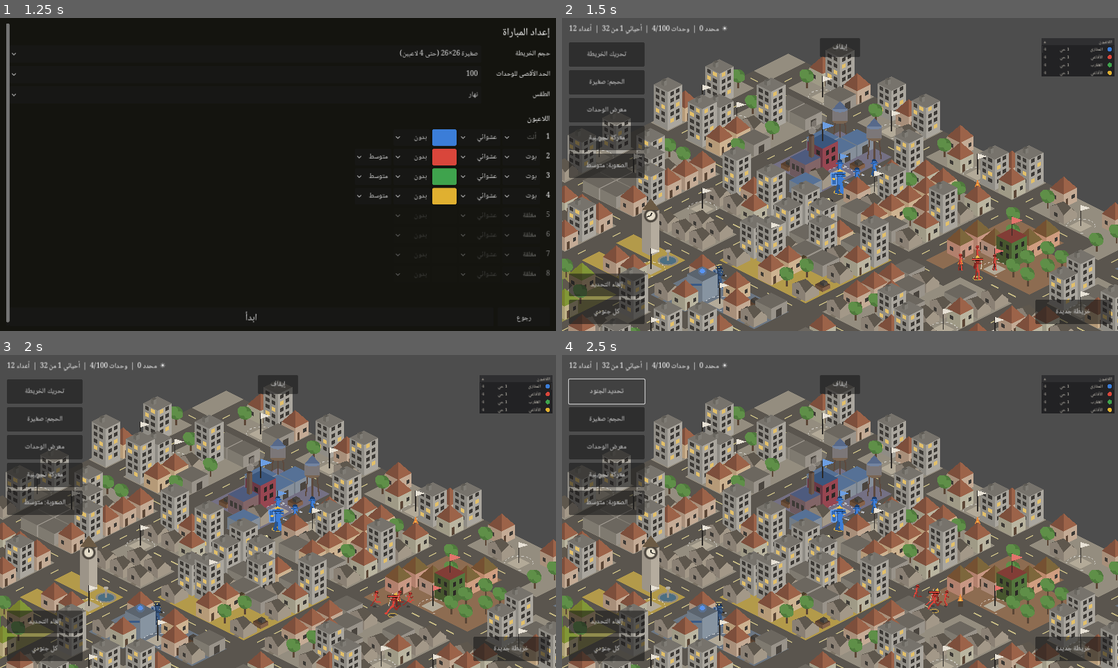
Above: before the commit, frames 1-4 (two rows, left to right).
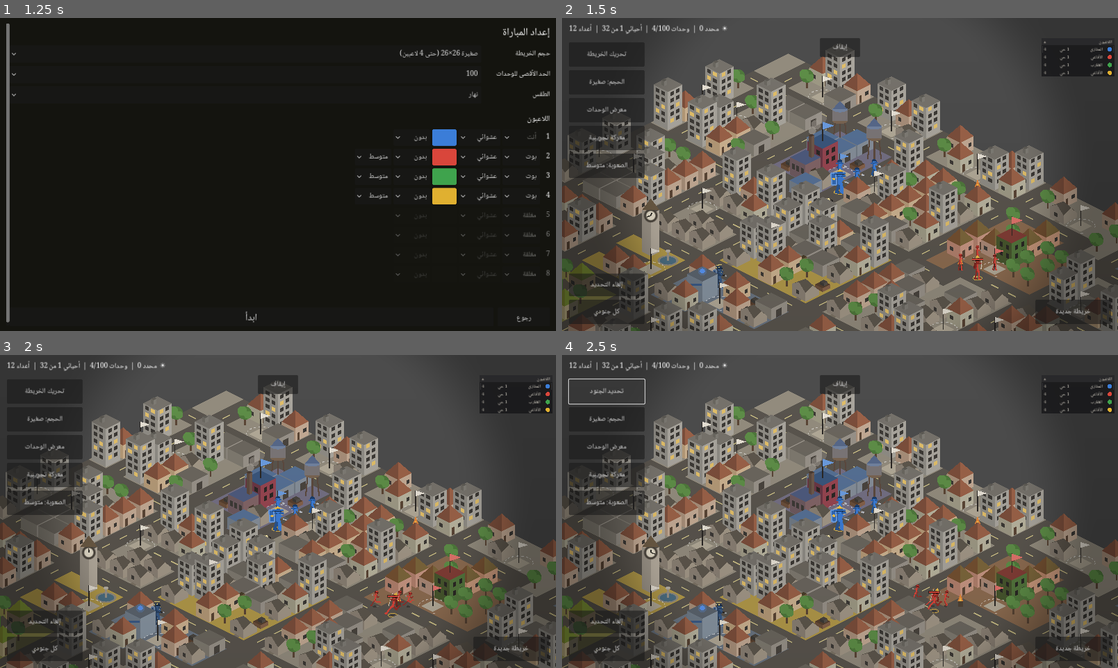
Above: after the commit, the same moments.

Repository: mohammed-5498/New-game-for-hymadi-
Game: Godot game, scene res://menu.tscn
The game is run twice, just before and just after one commit, with the same random seed, the same clock (stepped at 60 frames per second) and the same inputs.
Inputs:
- Up to frame 1 (1.25 s): click "لعب" at 0.5 s
- Up to frame 2 (1.5 s): click "ابدأ" at 1.25 s
- Up to frame 3 (2 s): no input
- Up to frame 4 (2.5 s): click "تحريك الخريطة" at 2 s

Frame 1 is identical in both runs. In frame 2, 16% of the frame differs, in the area x 0-100%, y 13-100%; in frame 3, 16%; in frame 4, 16%.

Commit message:
شيدر إضاءة خفيف مع جودة تلقائية للأجهزة الضعيفة (10 و 14)
طبقة الطقس كانت مستطيلاً كامل الشاشة بلون واحد مسطّح. صارت تُحسب بشيدر، فهو
يحل محل رسم قائم لا يضيف تمريرة: **نفس أمر الرسم الواحد**.

الشيدر بلا قراءة أي صورة — لا texture ولا SCREEN_TEXTURE — حساب فقط، وهو أرخص
ما يمكن على معالجات الجوال حيث النطاق الترددي أغلى من الحساب. وأثراه كلاهما
تعتيم لا إضاءة، فيبقى المزج تمريرة واحدة:
  1. حفّ الأطراف: الأطراف أغمق قليلاً فتُجمع العين على وسط المعركة.
  2. ظل الأرضية: أسفل الشاشة أغمق من أعلاها، فيبدو المشهد مضاءً من فوق.
ولون الطقس يُدمج مع التعتيم بمعادلة المزج الصحيحة، فالنتيجة كأننا رسمنا الطقس
ثم السواد فوقه، في تمريرة واحدة. والليل يأخذ حفّة أقوى.

القياس على نفس الخريطة بتبديل الشيدر داخل التشغيلة الواحدة:
أوامر الرسم بلا تغيير (3458 مقابل 3461)، والكلفة 2 – 4% تحت الرسم البرمجي —
و Xvfb يبالغ في كلفة التعبئة لأنه يرسم بالمعالج لا ببطاقة رسم.

وضماناً بألا يضر الأجهزة الضعيفة: **جودة تلقائية**. الشيدر تحسين شكل لا قاعدة
لعب، فهو أول ما يُضحّى به: إن نزل المعدل تحت 26 إطاراً/ث أُطفئ وحده، ويرجع بعد
ثلاث مراجعات متتالية فوق 45 منعاً للتذبذب. فلا يمكن أن يكون سبب تقطيع أبداً.

الفحوص: tests/test_light.gd جديد (6 مجموعات، أُثبتت بأربع طفرات متعمّدة) —
يتأكد أن الشيدر يُحمَّل وأن أسماء متغيراته مطابقة لما يضبطه weather.gd، وأن لكل
طقس ثوابته، وأن الجودة التلقائية تُطفئ وترجع ولا تتذبذب.
والقسم 10 في الوصف صار يذكر الإضاءة.

Co-Authored-By: Claude Opus 5 <noreply@anthropic.com>
Claude-Session: https://claude.ai/code/session_01Vf2K8n39mAz1nfMpU34ux9

Diff:
--- a/godot/scripts/config.gd
+++ b/godot/scripts/config.gd
@@ -473,6 +473,21 @@
 const LIGHT_LAMP_POOL := {"r": 24.0, "c": Color(1.0, 0.843, 0.549), "a": 0.28} # بركة ضوئه على الأرض
 const LIGHT_FLAG := {"r": 18.0, "c": Color(1.0, 0.922, 0.745), "a": 0.25}     # ساحة العلم
 
+# ---------- إضاءة المشهد: شيدر خفيف (10) ----------
+# يحل محل مستطيل الطقس المسطّح فلا يزيد أمر رسم واحداً، وبلا قراءة أي صورة.
+const LIGHT_SHADER := true      # يمكن إطفاؤه فيرجع المستطيل المسطّح كما كان
+const VIGNETTE := 0.30          # تعتيم الأطراف عند الركن
+const VIGNETTE_FROM := 0.55     # من أي نصف قطر يبدأ التعتيم
+const FLOOR_SHADE := 0.10       # فرق الإضاءة بين أعلى الشاشة وأسفلها
+const VIGNETTE_NIGHT := 0.42    # الليل يستحق حفّة أقوى قليلاً
+const FLOOR_SHADE_NIGHT := 0.14
+# جودة تلقائية للأجهزة الضعيفة (14): شيدر الإضاءة تحسين شكل لا قاعدة لعب، فهو
+# أول ما يُضحّى به إن لم يبلغ الجهاز المعدل المطلوب، ويرجع إن تحسّن الأداء.
+const QUALITY_CHECK := 2.0      # كل كم ثانية يُراجَع معدل الإطارات
+const QUALITY_LOW_FPS := 26.0   # تحته يُطفأ شيدر الإضاءة
+const QUALITY_BACK_FPS := 45.0  # وفوقه يرجع
+const QUALITY_BACK_TIMES := 3   # بعد ثلاث مراجعات متتالية، منعاً للتذبذب
+
 # ---------- زينة الشوارع (7) ----------
 # عتبتان على رمية واحدة لكل مربع شارع: أقل من الأولى برميل، وما بينهما عمود إنارة
 const DECOR_BARREL_P := 0.015       # 1.5% براميل نار
--- a/godot/scripts/game.gd
+++ b/godot/scripts/game.gd
@@ -192,6 +192,7 @@
 	_clamp_cam()
 	_refresh_layers()
 	_refresh_lod(delta)
+	_auto_quality(delta)
 	if show_fps:
 		_fps_t += delta
 		if _fps_t >= GC.FPS_UPDATE:
@@ -224,6 +225,41 @@
 		near[i][1]["lod"] = GC.LOD_FULL
 
 # لا يُعاد رسم إلا ما تحرّك فعلاً (14)
+# الجودة التلقائية (14): على الجهاز الضعيف يُطفأ شيدر الإضاءة وحده، لأنه تحسين
+# شكل لا قاعدة لعب. ويرجع إن تحسّن الأداء ثلاث مراجعات متتالية، منعاً للتذبذب.
+var light_auto_off := false
+var _q_t := 0.0
+var _q_sum := 0.0
+var _q_n := 0
+var _q_good := 0
+
+func _auto_quality(delta: float) -> void:
+	if wx == null or not GC.LIGHT_SHADER or delta <= 0.0:
+		return
+	_q_sum += 1.0 / delta
+	_q_n += 1
+	_q_t += delta
+	if _q_t < GC.QUALITY_CHECK:
+		return
+	var fps: float = _q_sum / float(maxi(1, _q_n))
+	_q_t = 0.0
+	_q_sum = 0.0
+	_q_n = 0
+	if not light_auto_off:
+		if fps < GC.QUALITY_LOW_FPS:
+			light_auto_off = true
+			wx.set_light_shader(false)
+			_q_good = 0
+		return
+	if fps > GC.QUALITY_BACK_FPS:
+		_q_good += 1
+		if _q_good >= GC.QUALITY_BACK_TIMES:
+			light_auto_off = false
+			_q_good = 0
+			wx.set_light_shader(true)
+	else:
+		_q_good = 0
+
 func _clamp_cam() -> void:
 	if cam_bounds.size.x <= 0.0:
 		return
--- a/godot/scripts/weather.gd
+++ b/godot/scripts/weather.gd
@@ -17,8 +17,11 @@
 var _halo: GradientTexture2D   # تدرج دائري أبيض، يُلوَّن لكل مصدر ضوء
 var _flakes: Node2D        # عقدة الندف، فوق كل شيء
 var _size := Vector2(1152, 648)
+var _light_mat: ShaderMaterial = null   # شيدر الإضاءة، null = الطبقة المسطّحة القديمة
+var _light_off := false                 # أطفأته الجودة التلقائية
 
 func _ready() -> void:
+	_setup_light_shader()
 	_halo = _make_halo()
 	var mat := CanvasItemMaterial.new()
 	mat.blend_mode = CanvasItemMaterial.BLEND_MODE_ADD
@@ -48,6 +51,7 @@
 # يُستدعى مرة عند بدء المباراة. "عشوائي" يُحسم في game.gd قبل الوصول إلى هنا.
 func set_kind(w: String) -> void:
 	kind = w if GC.WEATHER_NAMES.has(w) and w != "random" else "day"
+	_apply_light_params()
 	_reset_parts()
 	queue_redraw()
 
@@ -109,12 +113,53 @@
 func _screen_matrix() -> Transform2D:
 	return get_canvas_transform().affine_inverse()
 
+# الطبقة فوق المشهد. مع الشيدر تُرسم دائماً (حتى نهاراً) لأنه هو من يحسب اللون،
+# وبدونه ترجع مستطيلاً مسطّحاً بلون الطقس كما كانت. أمر رسم واحد في الحالتين (10).
 func _draw() -> void:
 	var col: Color = GC.WEATHER_OVERLAY.get(kind, Color(0, 0, 0, 0))
-	if col.a <= 0.0:
+	if (_light_mat == null or _light_off) and col.a <= 0.0:
 		return
 	draw_set_transform_matrix(_screen_matrix())
-	draw_rect(Rect2(Vector2.ZERO, get_viewport_rect().size), col)
+	var vp: Vector2 = get_viewport_rect().size
+	if _light_mat != null and not _light_off:
+		# الشيدر يقرأ اللون من uniform، والمستطيل يُرسم أبيض ليمرّ كما هو
+		_light_mat.set_shader_parameter("aspect", maxf(1.0, vp.x / maxf(1.0, vp.y)) * 0.72 + 0.4)
+		draw_rect(Rect2(Vector2.ZERO, vp), Color(1, 1, 1, 1))
+		return
+	draw_rect(Rect2(Vector2.ZERO, vp), col)
+
+# ---------- شيدر الإضاءة (10) ----------
+func _setup_light_shader() -> void:
+	if not GC.LIGHT_SHADER:
+		return
+	var sh = load("res://shaders/lighting.gdshader")
+	if sh == null:
+		push_warning("[إضاءة] لم يُحمَّل الشيدر، ترجع الطبقة المسطّحة")
+		return
+	_light_mat = ShaderMaterial.new()
+	_light_mat.shader = sh
+	material = _light_mat
+	_apply_light_params()
+
+# إطفاء الشيدر أو إرجاعه دون إعادة بنائه (الجودة التلقائية، 14)
+func set_light_shader(on: bool) -> void:
+	if _light_off == (not on):
+		return
+	_light_off = not on
+	material = null if _light_off else _light_mat
+	queue_redraw()
+
+func light_shader_on() -> bool:
+	return _light_mat != null and not _light_off
+
+func _apply_light_params() -> void:
+	if _light_mat == null:
+		return
+	var night: bool = kind == "night"
+	_light_mat.set_shader_parameter("tint", GC.WEATHER_OVERLAY.get(kind, Color(0, 0, 0, 0)))
+	_light_mat.set_shader_parameter("vignette", GC.VIGNETTE_NIGHT if night else GC.VIGNETTE)
+	_light_mat.set_shader_parameter("vignette_from", GC.VIGNETTE_FROM)
+	_light_mat.set_shader_parameter("floor_shade", GC.FLOOR_SHADE_NIGHT if night else GC.FLOOR_SHADE)
 
 # هالة دافئة حول كل مصدر ضوء: حلقات متناقصة الشفافية، بمزج جمعي (10)
 func _draw_lights() -> void:
--- /dev/null
+++ b/godot/shaders/lighting.gdshader
@@ -0,0 +1,34 @@
+shader_type canvas_item;
+render_mode blend_mix, unshaded;
+
+// إضاءة المشهد — القسم 10.
+//
+// يحل محل مستطيل الطقس الذي كان يُرسم كامل الشاشة بلون واحد مسطّح، فلا يضيف
+// تمريرة رسم جديدة: نفس المستطيل، نفس أمر الرسم الواحد، لكن بلون محسوب.
+// بلا قراءة أي صورة (لا texture ولا SCREEN_TEXTURE): حساب فقط، وهو أرخص ما
+// يمكن على معالجات الجوال الضعيفة حيث النطاق الترددي أغلى من الحساب.
+//
+// أثران فقط، وكلاهما تعتيم لا إضاءة، فيبقى المزج واحداً:
+//   1. حفّ الأطراف (vignette): الأطراف أغمق قليلاً فتُجمع العين على وسط المعركة.
+//   2. ظل الأرضية: أسفل الشاشة أغمق قليلاً من أعلاها، فيبدو المشهد مضاءً من فوق.
+
+uniform vec4 tint : source_color = vec4(0.0, 0.0, 0.0, 0.0);  // لون الطقس وشفافيته
+uniform float vignette = 0.30;      // أقصى تعتيم عند الركن
+uniform float vignette_from = 0.55; // من أي نصف قطر يبدأ (0 = المركز، 0.7 = الركن)
+uniform float floor_shade = 0.10;   // فرق الإضاءة بين أعلى الشاشة وأسفلها
+uniform float aspect = 1.15;        // تصحيح نسبة الشاشة حتى تكون الحفّة بيضاوية
+
+void fragment() {
+	vec2 d = SCREEN_UV - vec2(0.5);
+	float r = length(d * vec2(aspect, 1.0));
+	// تعتيم الأطراف + تعتيم الأسفل، كلاهما شفافية سوداء
+	float dark = smoothstep(vignette_from, 0.78, r) * vignette
+		+ SCREEN_UV.y * floor_shade;
+
+	// دمج لون الطقس مع التعتيم في تمريرة مزج واحدة.
+	// المطلوب أن تكون النتيجة كأننا رسمنا الطقس ثم السواد فوقه:
+	//   (1 - a) = (1 - tint.a) * (1 - dark)
+	float a = tint.a + dark - tint.a * dark;
+	vec3 c = a > 0.0001 ? (tint.rgb * tint.a * (1.0 - dark)) / a : vec3(0.0);
+	COLOR = vec4(c, a);
+}
--- /dev/null
+++ b/godot/tests/test_light.gd
@@ -0,0 +1,105 @@
+extends SceneTree
+# فحص شيدر الإضاءة والجودة التلقائية — القسم 10 و 14
+#   godot --headless --path godot --script tests/test_light.gd
+
+var failures := 0
+
+func check(cond: bool, msg: String) -> void:
+	if not cond:
+		printerr("فشل: " + msg)
+		failures += 1
+
+func _initialize() -> void:
+	_t_shader_file()
+	await _t_in_game()
+	if failures == 0:
+		print("نجح فحص الإضاءة والجودة التلقائية: لا أخطاء.")
+	else:
+		printerr("فشل الفحص: %d خطأ." % failures)
+	quit(0 if failures == 0 else 1)
+
+# ---------- الشيدر موجود ويُحمَّل، وثوابته في config ----------
+func _t_shader_file() -> void:
+	var sh = load("res://shaders/lighting.gdshader")
+	check(sh != null, "لم يُحمَّل ملف الشيدر")
+	if sh == null:
+		return
+	var m := ShaderMaterial.new()
+	m.shader = sh
+	# الأسماء التي يعتمد عليها weather.gd يجب أن تكون موجودة فعلاً في الشيدر
+	var names := {}
+	for p in sh.get_shader_uniform_list():
+		names[String(p["name"])] = true
+	for want in ["tint", "vignette", "vignette_from", "floor_shade", "aspect"]:
+		check(names.has(want), "الشيدر ينقصه المتغير %s" % want)
+	check(GC.VIGNETTE > 0.0 and GC.VIGNETTE < 1.0, "شدة حفّة الأطراف خارج المعقول")
+	check(GC.VIGNETTE_NIGHT >= GC.VIGNETTE, "الليل ليس أقوى حفّة من النهار")
+	check(GC.QUALITY_LOW_FPS < GC.QUALITY_BACK_FPS,
+		"عتبة الإطفاء ليست أقل من عتبة الرجوع: سيتذبذب")
+
+func _t_in_game() -> void:
+	var g = load("res://main.tscn").instantiate()
+	root.add_child(g)
+	for i in 20:
+		await process_frame
+
+	# ---- 1. الشيدر يعمل، وأمر رسم الطبقة واحد لا أكثر ----
+	check(g.wx.light_shader_on(), "الشيدر غير مفعّل في اللعبة")
+	check(g.wx.material != null, "لم تُربط مادة الشيدر بطبقة الطقس")
+
+	# ---- 2. لكل طقس ثوابته ----
+	for w in ["day", "night", "rain", "snow"]:
+		g.wx.set_kind(w)
+		await process_frame
+		var mat: ShaderMaterial = g.wx.material
+		var tint: Color = mat.get_shader_parameter("tint")
+		var want: Color = GC.WEATHER_OVERLAY.get(w, Color(0, 0, 0, 0))
+		check(tint.is_equal_approx(want), "لون طبقة %s لم يصل الشيدر" % w)
+		var vig: float = float(mat.get_shader_parameter("vignette"))
+		check(is_equal_approx(vig, GC.VIGNETTE_NIGHT if w == "night" else GC.VIGNETTE),
+			"شدة الحفّة في %s خطأ" % w)
+	g.wx.set_kind("day")
+
+	# ---- 3. الجودة التلقائية: أداء ضعيف يُطفئ الشيدر ----
+	check(not g.light_auto_off, "الجودة التلقائية تبدأ مطفئة")
+	_feed(g, 1.0 / 12.0)      # 12 إطاراً/ث
+	check(g.light_auto_off, "لم يُطفأ الشيدر رغم ضعف الأداء")
+	check(not g.wx.light_shader_on(), "الشيدر ما زال يعمل بعد قرار الإطفاء")
+	check(g.wx.material == null, "المادة ما زالت مربوطة بعد الإطفاء")
+
+	# ---- 4. ولا يرجع بمراجعة واحدة جيدة: منعاً للتذبذب ----
+	_feed(g, 1.0 / 60.0)
+	check(g.light_auto_off, "رجع الشيدر من أول مراجعة جيدة")
+	# مراجعة سيئة تُصفّر العدّاد
+	_feed(g, 1.0 / 12.0)
+	_feed(g, 1.0 / 60.0)
+	_feed(g, 1.0 / 60.0)
+	check(g.light_auto_off, "رجع الشيدر رغم تصفير العدّاد بمراجعة سيئة")
+
+	# ---- 5. ويرجع بعد مراجعات جيدة متتالية ----
+	for i in GC.QUALITY_BACK_TIMES:
+		_feed(g, 1.0 / 60.0)
+	check(not g.light_auto_off, "لم يرجع الشيدر رغم تحسن الأداء")
+	check(g.wx.light_shader_on(), "الشيدر لم يُعَد تفعيله")
+	check(g.wx.material != null, "لم تُعَد مادة الشيدر بعد الرجوع")
+
+	# ---- 6. وإطفاء الشيدر لا يكسر الرسم: الطبقة ترجع مسطّحة كما كانت ----
+	g.wx.set_light_shader(false)
+	g.wx.set_kind("night")
+	for i in 3:
+		await process_frame
+	check(true, "")
+	g.wx.set_light_shader(true)
+	g.queue_free()
+	await process_frame
+
+# مراجعة واحدة بالضبط بمعدل إطارات ثابت. تُصفَّر المتراكمات أولاً حتى لا تختلط
+# بإطارات اللعبة الحقيقية السريعة (بلا شاشة) فيصير القياس على عيّنة مخلوطة.
+func _feed(g, dt: float, _secs: float = 0.0) -> void:
+	g._q_t = 0.0
+	g._q_sum = 0.0
+	g._q_n = 0
+	var t := 0.0
+	while t <= GC.QUALITY_CHECK:
+		g._auto_quality(dt)
+		t += dt
Not shown, changed: CLAUDE.md
Not shown, changed: docs/GAME_SPEC.md
